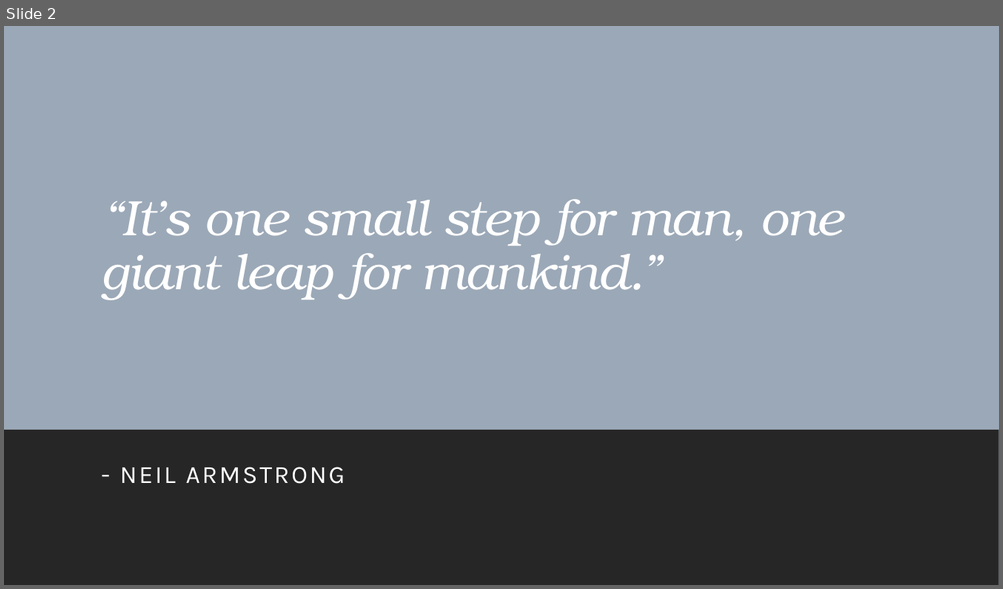
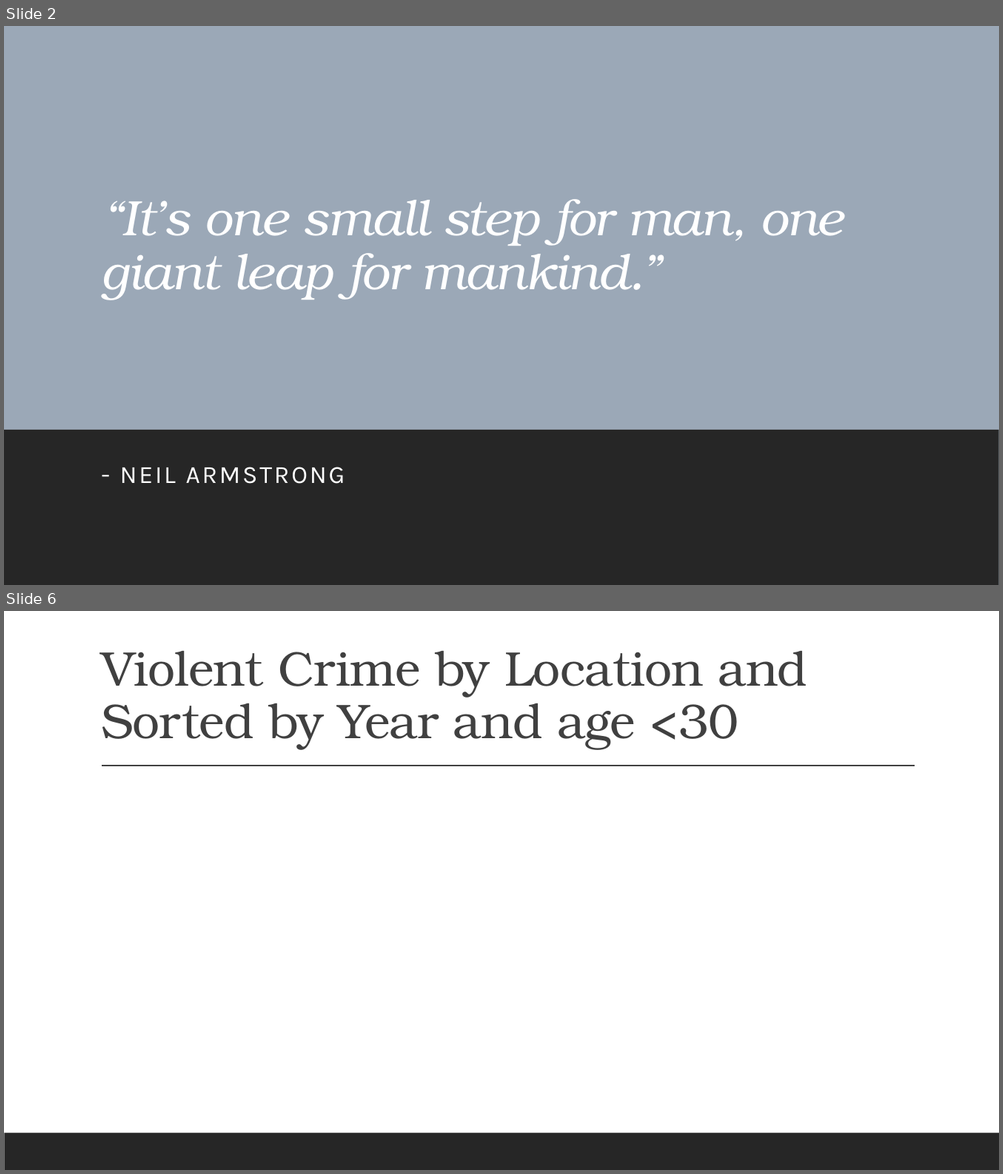
Before and after one commit to Ed-Lovera/AI-PT-Project-1, a slide deck: LA Crime Data Analysis 2020 - 2023.pptx. Shown one above the other, each under a label of ours: slide 2 before the commit, slides 2 and 6 after it; the slides between them are not shown. The pictures are 1003x589 and 1003x1174 pixels, drawn with LibreOffice and Linux fonts; fonts in the diff are those of the drawing. Boxes give left, top, right and bottom in pixels: in the first picture for what was removed or moved away, otherwise in the second. Text is boxed around its words. In the diff, an @@ line names an element or a change of style, - is before the commit and + after.

```diff
--- a/LA Crime Data Analysis 2020 - 2023.pptx
+++ b/LA Crime Data Analysis 2020 - 2023.pptx
@@ slide 6 added at bbox=[4, 611, 999, 1170], background #FFFFFF; not listed: 1 template element that a slide beside it also shows @@
@@ title added at bbox=[101, 651, 808, 750], 47 pt, text #404040 @@
+Violent Crime by Location and Sorted by Year and age <30
@@ line added from (102, 766) to (915, 766), #404040 1 pt @@
```
Also in this commit, not shown: 2 slides changed, 3 other slides added.
